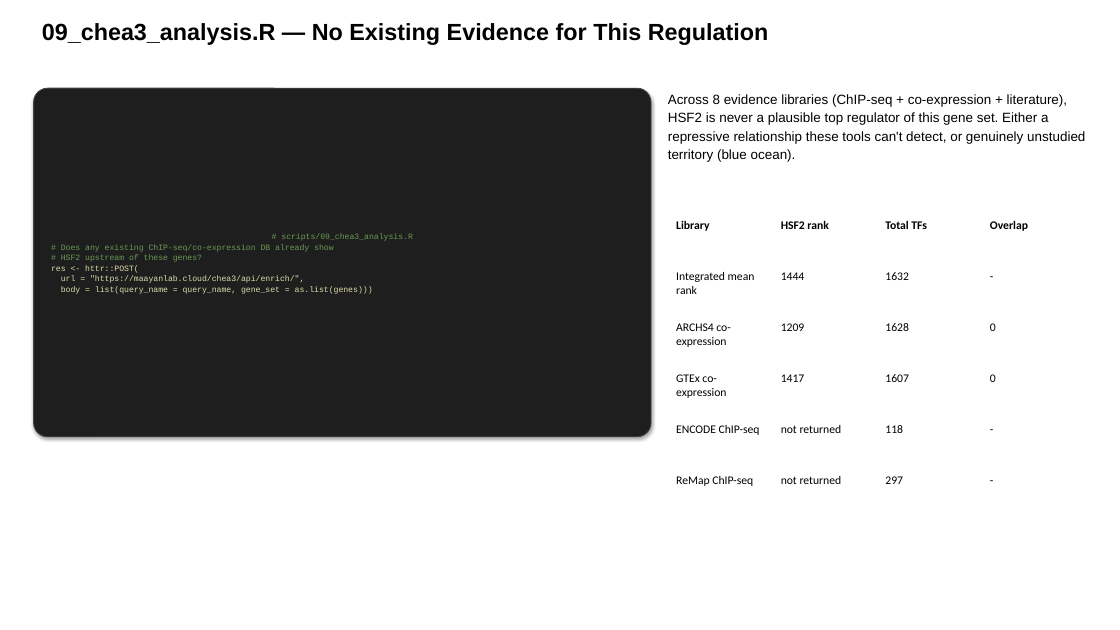
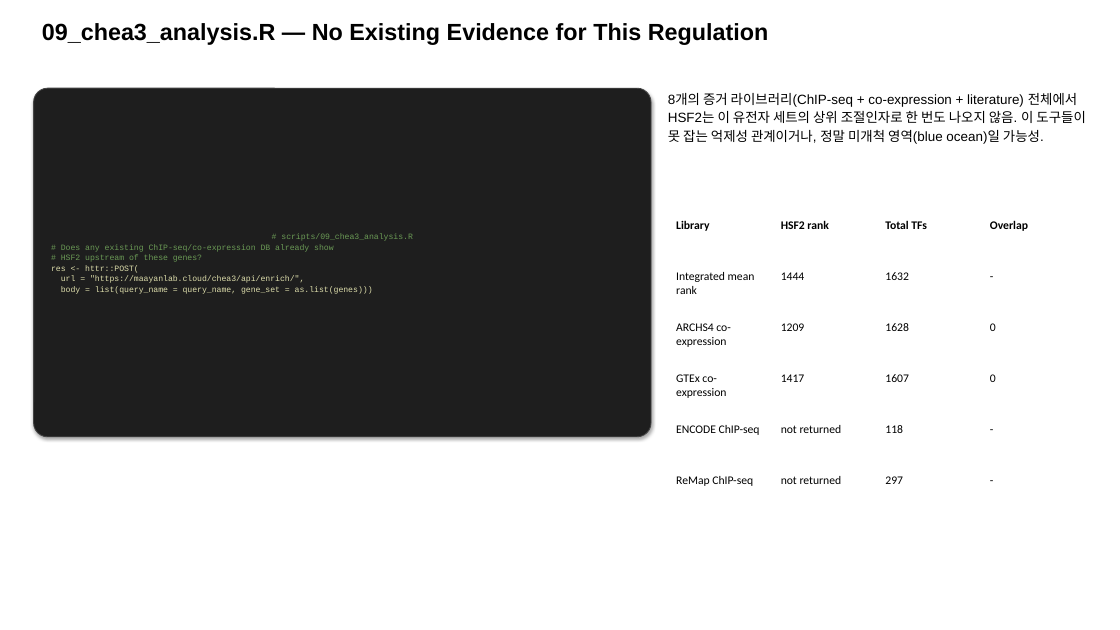
Before and after one commit to bioinform25/project2, a slide deck: slide 12 of presentation/dry_lab_summary.pptx. Drawn at 1120x630 pixels with LibreOffice and Linux fonts; fonts in the diff are those of the drawing. Boxes give left, top, right and bottom in pixels: in the first picture for what was removed or moved away, otherwise in the second. Text is boxed around its words. In the diff, an @@ line names an element or a change of style, - is before the commit and + after.

```diff
--- a/presentation/dry_lab_summary.pptx
+++ b/presentation/dry_lab_summary.pptx
@@ text at box(668, 93, 1085, 144): text changed @@
-Across 8 evidence libraries (ChIP-seq + co-expression + literature), HSF2 is never a plausible top regulator of this gene set. Either a repressive relationship these tools can't detect, or genuinely unstudied territory (blue ocean).
+8개의 증거 라이브러리(ChIP-seq + co-expression + literature) 전체에서 HSF2는 이 유전자 세트의 상위 조절인자로 한 번도 나오지 않음. 이 도구들이 못 잡는 억제성 관계이거나, 정말 미개척 영역(blue ocean)일 가능성.
```
Also in this commit, not shown: 17 other slides changed, 1 slide added, 1 slide removed, 1 other file.
